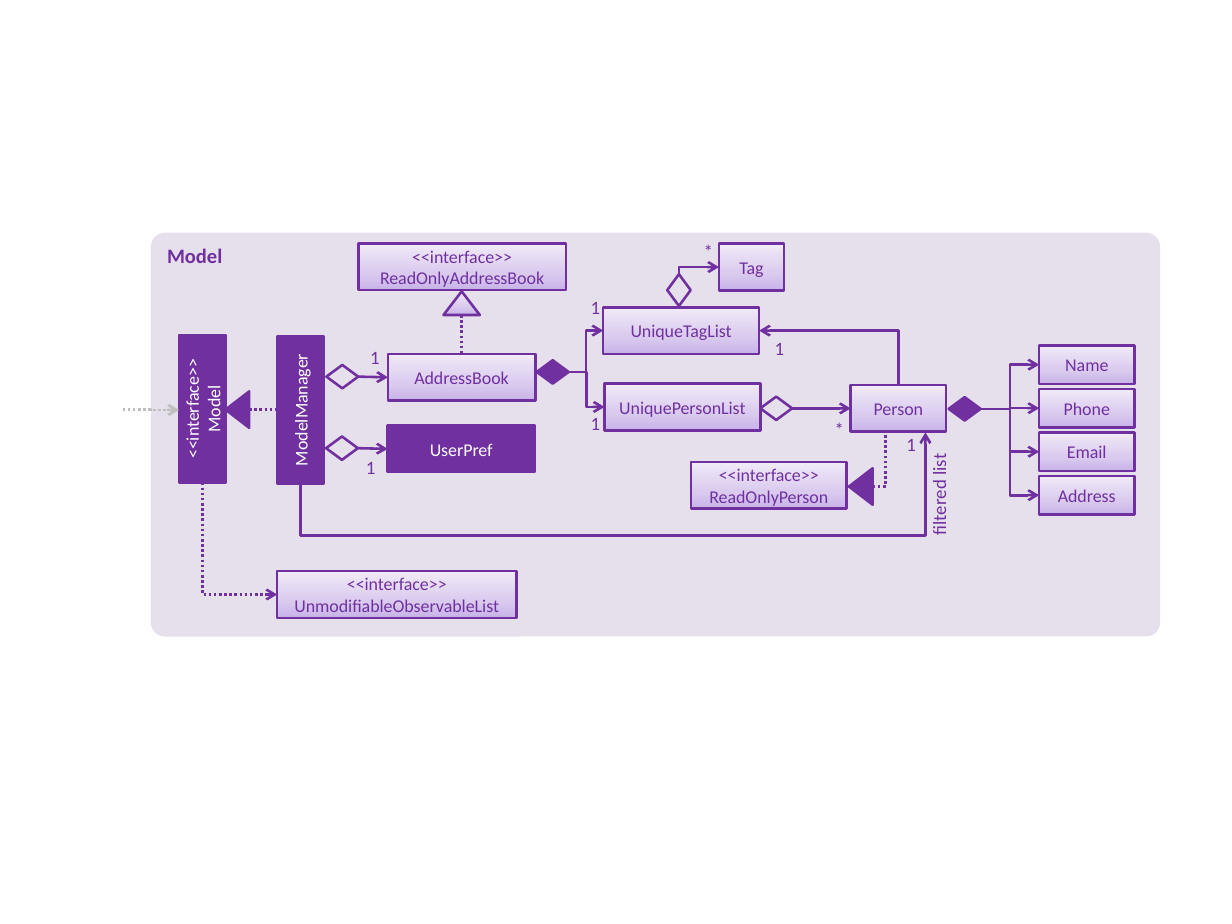
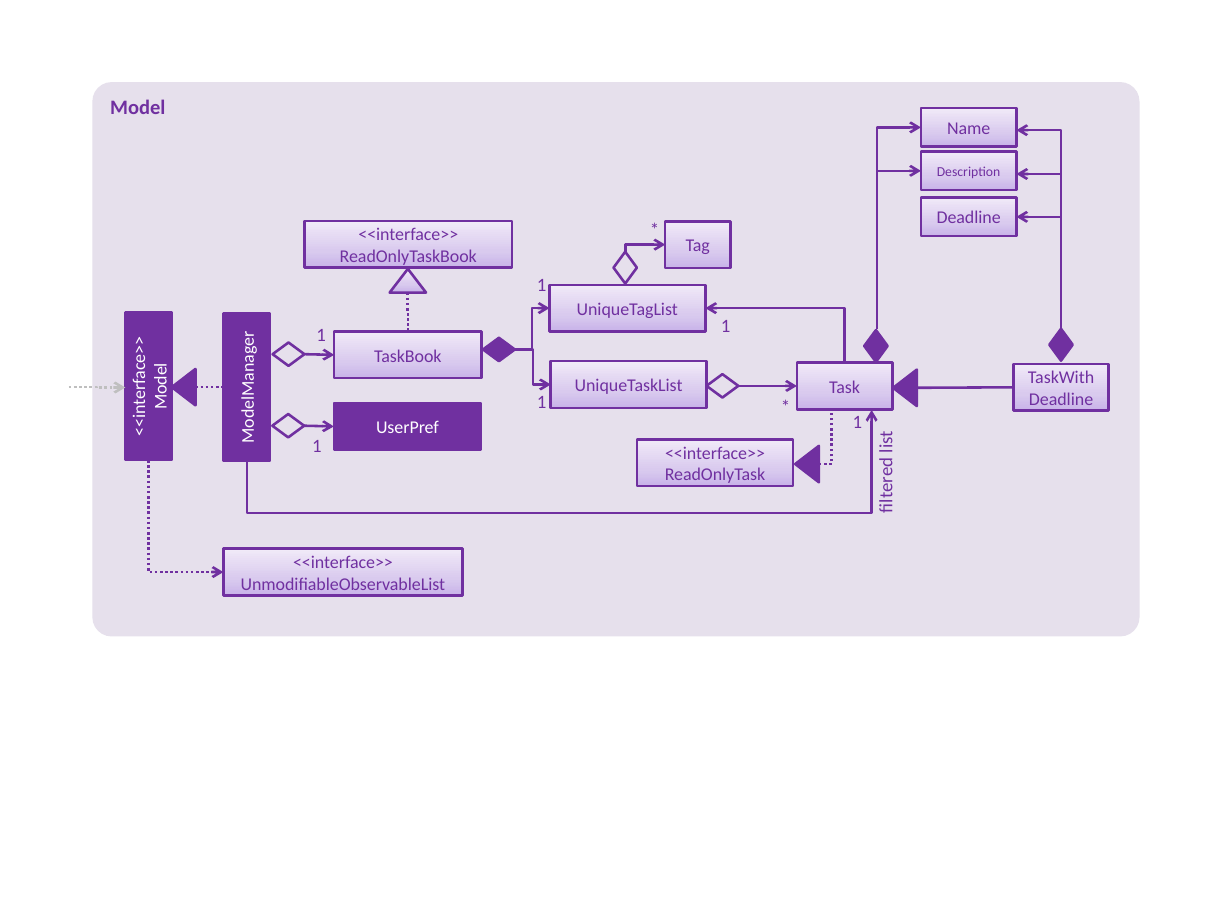
Before and after one commit to yogamurti/main, a slide deck: slide 1 of docs/diagrams/ModelComponentClassDiagram.pptx. Drawn at 1232x924 pixels with LibreOffice and Linux fonts; fonts in the diff are those of the drawing. Boxes give left, top, right and bottom in pixels: in the first picture for what was removed or moved away, otherwise in the second. Text is boxed around its words. In the diff, an @@ line names an element or a change of style, - is before the commit and + after.

```diff
--- a/docs/diagrams/ModelComponentClassDiagram.pptx
+++ b/docs/diagrams/ModelComponentClassDiagram.pptx
@@ rounded rectangle "Model": place and size @@
-rounded rectangle "Model" at (150,233,1159,637)
+rounded rectangle "Model" at (92,83,1140,637)
@@ rectangle "Name": place and size @@
-rectangle "Name" at (1039,345,1133,383)
+rectangle "Name" at (922,108,1016,147)
@@ elbow arrow moved from (981, 409) - (1039, 365) to (877, 217) - (922, 127) @@
@@ elbow arrow added from (1061, 275) to (1016, 131), #7030A0 1.5 pt @@
@@ elbow arrow moved from (981, 409) - (1039, 408) to (877, 329) - (922, 171) @@
@@ rectangle added at (922,152,1016,190), fill gradient #C9B5E8 to #D8CBEE to #F0EAF9, outline #7030A0 1.5 pt, 8 pt, text #7030A0 @@
+Description
@@ elbow arrow added from (1061, 318) to (1016, 174), #7030A0 1.5 pt @@
@@ rectangle added at (922,197,1016,235), fill gradient #C9B5E8 to #D8CBEE to #F0EAF9, outline #7030A0 1.5 pt, 10.5 pt, text #7030A0 @@
+Deadline
@@ text in rectangle at (340,228,477,267): text changed @@
-<<interface>>
-ReadOnlyAddressBook
+<<interface>>
+ReadOnlyTaskBook
@@ elbow arrow moved from (981, 409) - (1039, 452) to (1061, 361) - (1016, 217) @@
@@ diamond added at (1049,328,1072,360), fill #7030A0, outline #7030A0 1.5 pt @@
@@ text in rectangle at (374,349,442,362): text changed @@
-AddressBook
+TaskBook
@@ diamond at (864,330,888,362): rotation 0 to 270 degrees @@
@@ 7 elbow arrows, 6 rectangles, 4 texts, 4 diamonds, 2 elbow lines, 1 triangle, 1 arrow, 1 line: place and size @@
-7 elbow arrows, 6 rectangles, 4 texts, 4 diamonds, 2 elbow lines, 1 triangle, 1 arrow, 1 line at (123,244,925,536)
+7 elbow arrows, 6 rectangles, 4 texts, 4 diamonds, 2 elbow lines, 1 triangle, 1 arrow, 1 line at (69,222,871,513)
@@ text in rectangle at (575,378,683,394): text changed @@
-UniquePersonList
+UniqueTaskList
@@ 5 texts, 5 rectangles, 2 triangles, 1 diamond, 1 elbow arrow, 1 arrow: place and size @@
-5 texts, 5 rectangles, 2 triangles, 1 diamond, 1 elbow arrow, 1 arrow at (202,240,951,618)
+5 texts, 5 rectangles, 2 triangles, 1 diamond, 1 elbow arrow, 1 arrow at (149,217,897,595)
@@ text in rectangle at (829,380,860,393): text changed @@
-Person
+Task
@@ triangle added at (894,369,917,406), fill #7030A0, outline #7030A0 1.5 pt @@
@@ line added from (1014, 387) to (917, 388), #7030A0 1.5 pt @@
@@ rectangle added at (1014,363,1109,410), fill gradient #C9B5E8 to #D8CBEE to #F0EAF9, outline #7030A0 1.5 pt, 10.5 pt, text #7030A0 @@
+TaskWithDeadline
@@ rectangle removed at (1039,389,1133,428) @@
-Phone
@@ elbow arrow removed from (981, 409) to (1039, 495) @@
@@ text in rectangle at (665,447,766,486): text changed @@
-<<interface>>
-ReadOnlyPerson
+<<interface>>
+ReadOnlyTask
@@ rectangle removed at (1039,432,1133,471) @@
-Email
@@ rectangle removed at (1039,476,1133,514) @@
-Address
```
Also in this commit, not shown: 6 other files.
